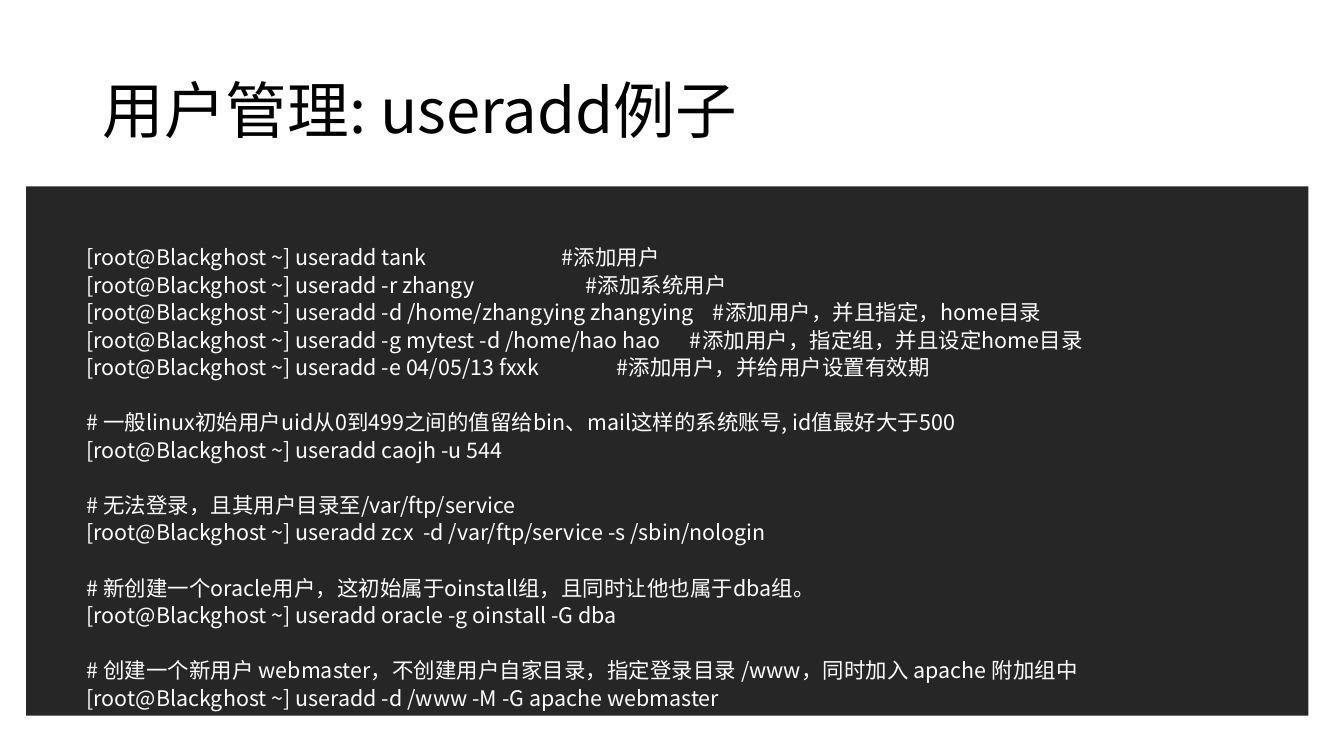
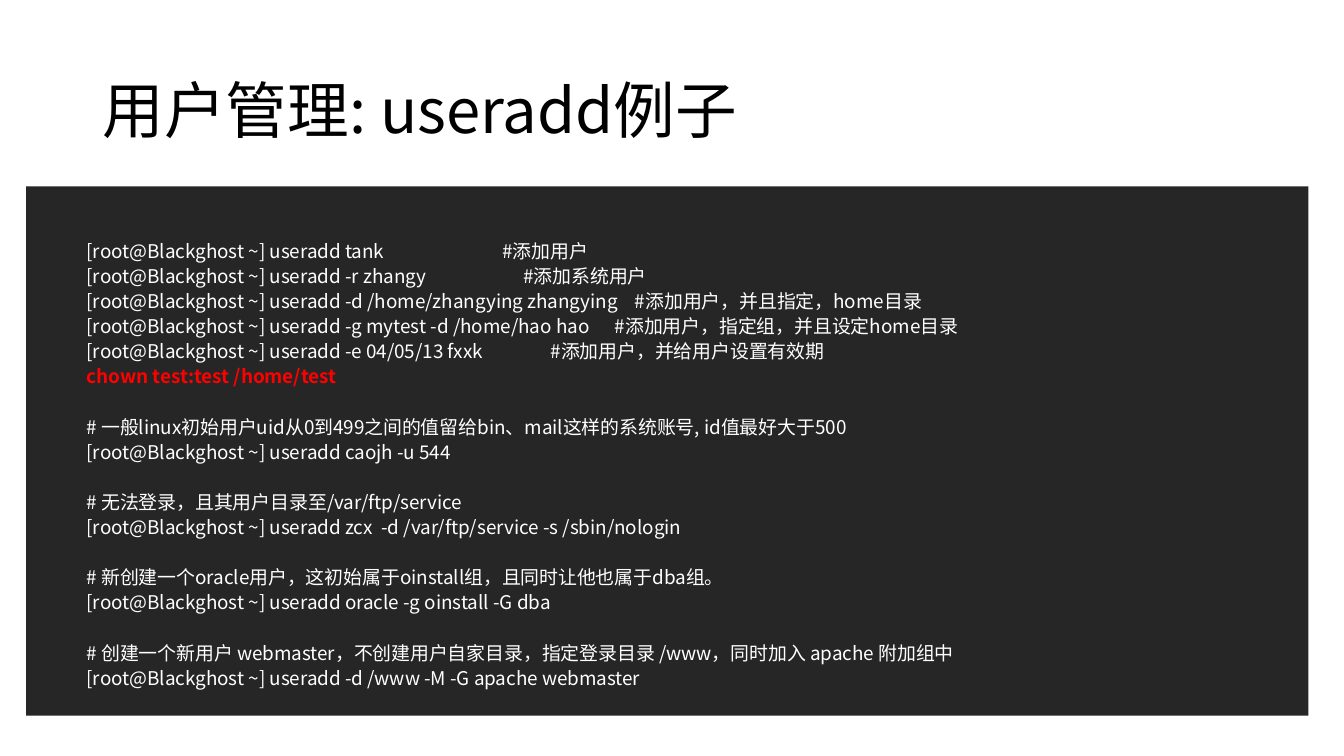
Before and after one commit to j-w-huang/embed-course, a slide deck: slide 48 of ch3/ch3-2.pptx. Drawn at 1344x756 pixels with LibreOffice and Linux fonts; fonts in the diff are those of the drawing. Boxes give left, top, right and bottom in pixels: in the first picture for what was removed or moved away, otherwise in the second. Text is boxed around its words. In the diff, an @@ line names an element or a change of style, - is before the commit and + after.

```diff
--- a/ch3/ch3-2.pptx
+++ b/ch3/ch3-2.pptx
@@ text at (x1=87, y1=242, x2=959, y2=690): size 15.3 to 13.5 pt @@
@@ text at (x1=87, y1=367, x2=337, y2=387): paragraph added @@
+  chown test:test /home/test
```
Also in this commit, not shown: 2 other slides changed, 9 other files.
